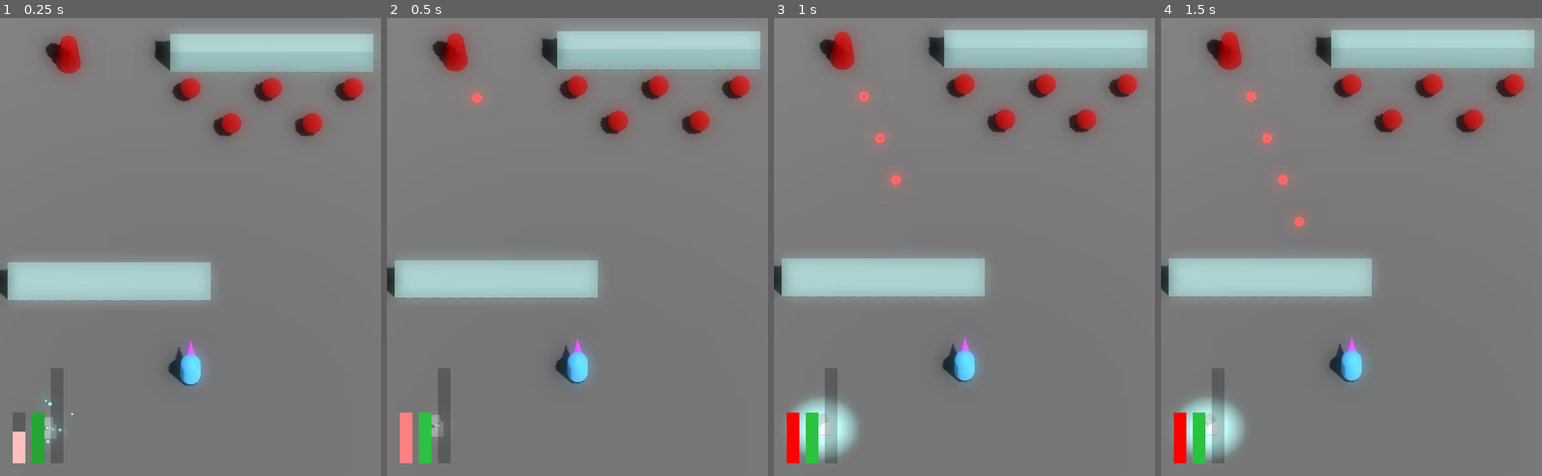
Above: before the commit, frames 1-4 (left to right).
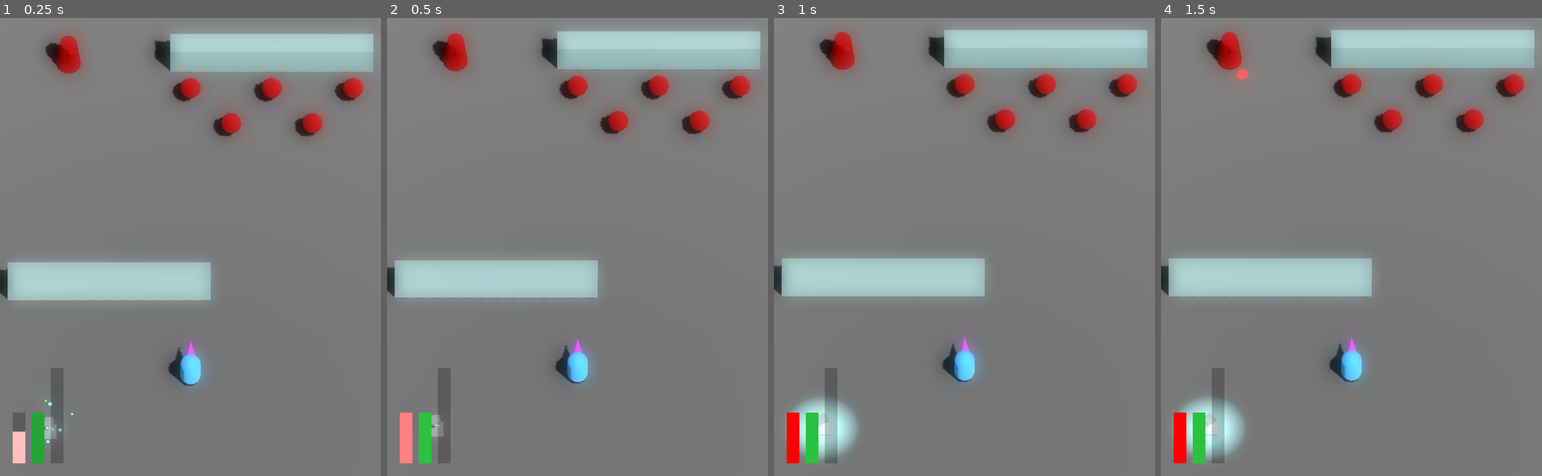
Above: after the commit, the same moments.

Repository: JackEvans24/bullet-absorb
Game: Godot game, scene res://scenes/main.tscn
Two runs of this game, one before a commit and one after it. Both use one fixed random seed, a clock stepped at 60 frames per second and the inputs below.
Inputs:
- Up to frame 1 (0.25 s): no input
- Up to frame 2 (0.5 s): no input
- Up to frame 3 (1 s): no input
- Up to frame 4 (1.5 s): no input

Frame 1 is identical in both runs. In frame 2, less than 0.1% of the frame differs, in the area x 21-25%, y 15-19%; in frame 3, 0.2%; in frame 4, 0.4%, in the area x 19-38%, y 10-46%.

Commit message:
feat: replace turret timer with variable timer

Diff:
--- a/prefabs/enemies/turret.tscn
+++ b/prefabs/enemies/turret.tscn
@@ -1,9 +1,11 @@
-[gd_scene load_steps=8 format=3 uid="uid://wfijrpbc1nxm"]
+[gd_scene load_steps=10 format=3 uid="uid://wfijrpbc1nxm"]
 
 [ext_resource type="PackedScene" uid="uid://c3ytmjd7pe4pg" path="res://prefabs/enemies/enemy.tscn" id="1_rkpaq"]
 [ext_resource type="Script" path="res://scripts/mechanics/enemies/turret.gd" id="2_2ldd0"]
 [ext_resource type="Material" uid="uid://jxq13s8vw71v" path="res://materials/enemy_body.tres" id="2_bqylj"]
 [ext_resource type="PackedScene" uid="uid://coogevjwgwbft" path="res://prefabs/bullets/default_enemy_bullet.tscn" id="3_cdiyw"]
+[ext_resource type="Script" path="res://scripts/mechanics/shared/variable_timer.gd" id="5_128lh"]
+[ext_resource type="Script" path="res://scripts/mechanics/shared/variable_timer_config.gd" id="6_kudmq"]
 
 [sub_resource type="CylinderMesh" id="CylinderMesh_wys4c"]
 material = ExtResource("2_bqylj")
@@ -46,3 +48,13 @@
 [node name="FireTimer" type="Timer" parent="." index="5"]
 wait_time = 0.25
 autostart = true
+script = ExtResource("5_128lh")
+
+[node name="Wait" type="Node" parent="FireTimer" index="0"]
+script = ExtResource("6_kudmq")
+duration = 1.4
+
+[node name="Fire" type="Node" parent="FireTimer" index="1"]
+script = ExtResource("6_kudmq")
+duration = 0.25
+iterations = 8
